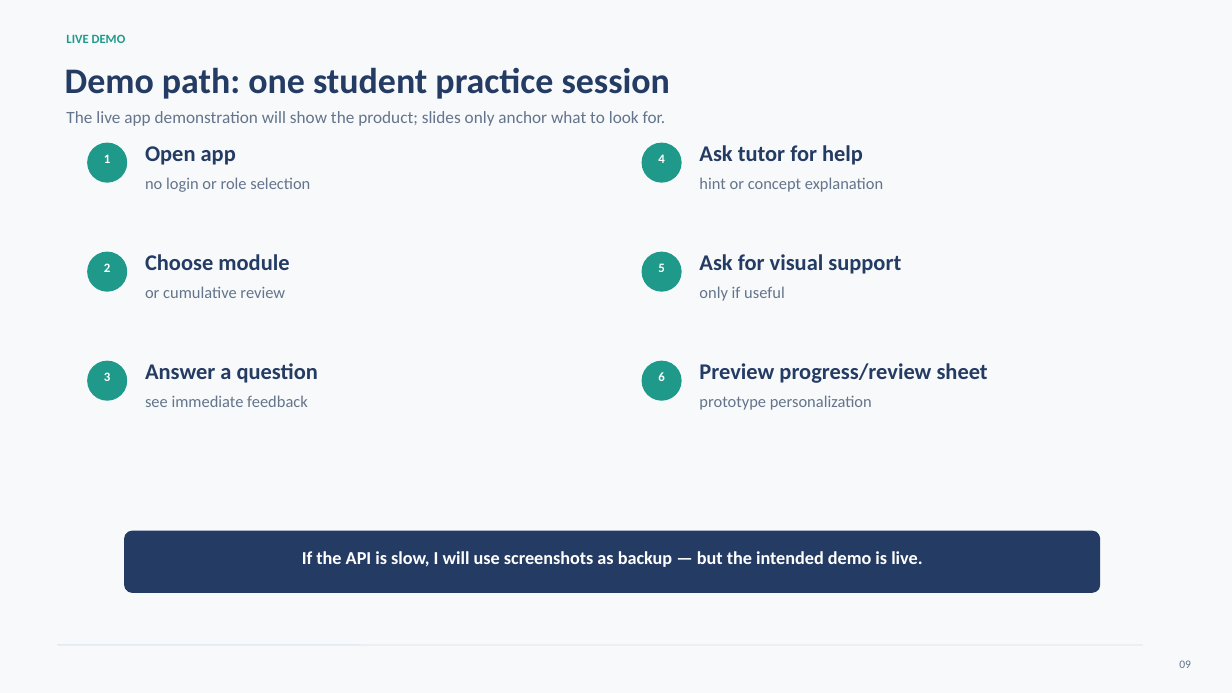
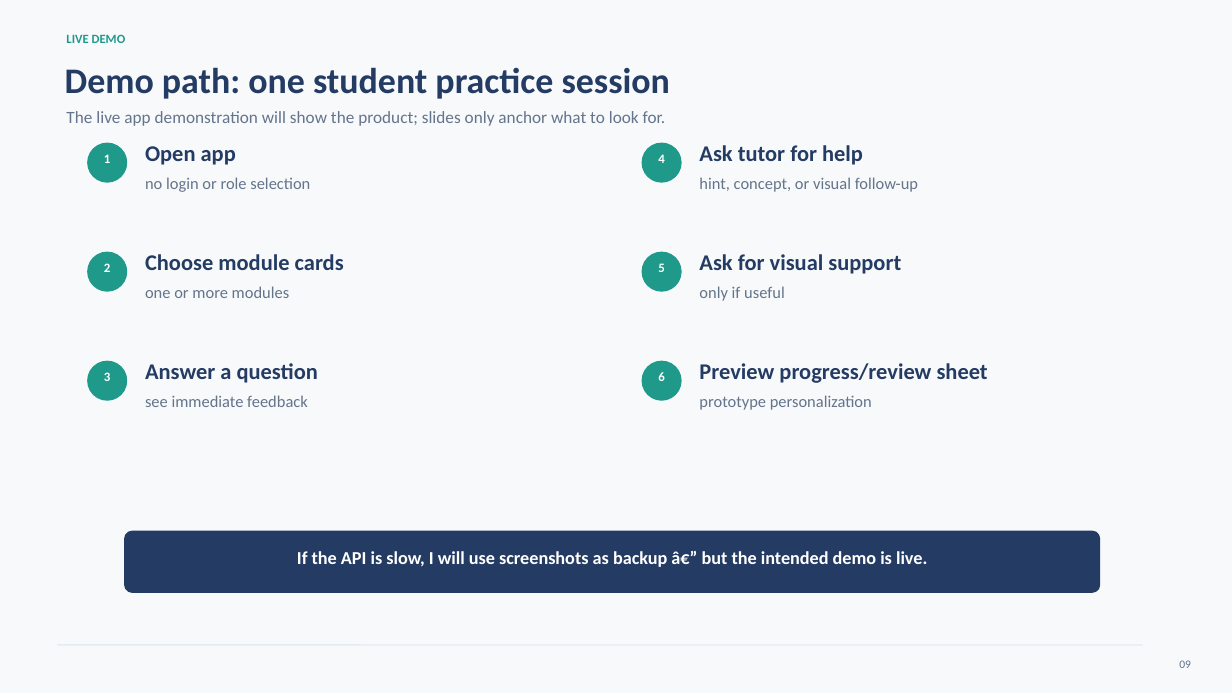
Before and after one commit to ZaidGhazi/Intro-to-Statistics-Study-App, a slide deck: slide 9 of intro_stats_study_app_presentation_cleaned_v2.pptx. Drawn at 1232x693 pixels with LibreOffice and Linux fonts; fonts in the diff are those of the drawing. Boxes give left, top, right and bottom in pixels: in the first picture for what was removed or moved away, otherwise in the second. Text is boxed around its words. In the diff, an @@ line names an element or a change of style, - is before the commit and + after.

Commit message:
Update tutor visual logic and presentation docs

```diff
--- a/intro_stats_study_app_presentation_cleaned_v2.pptx
+++ b/intro_stats_study_app_presentation_cleaned_v2.pptx
@@ text at [699,177,918,192]: text changed @@
-hint or concept explanation
+hint, concept, or visual follow-up
@@ text at [145,254,344,270]: text changed @@
-Choose module
+Choose module cards
@@ text at [145,286,290,298]: text changed @@
-or cumulative review
+one or more modules
@@ text at [297,551,927,567]: text changed @@
-If the API is slow, I will use screenshots as backup — but the intended demo is live.
+If the API is slow, I will use screenshots as backup â€” but the intended demo is live.
```
Also in this commit, not shown: 9 other slides changed, 11 other files.
